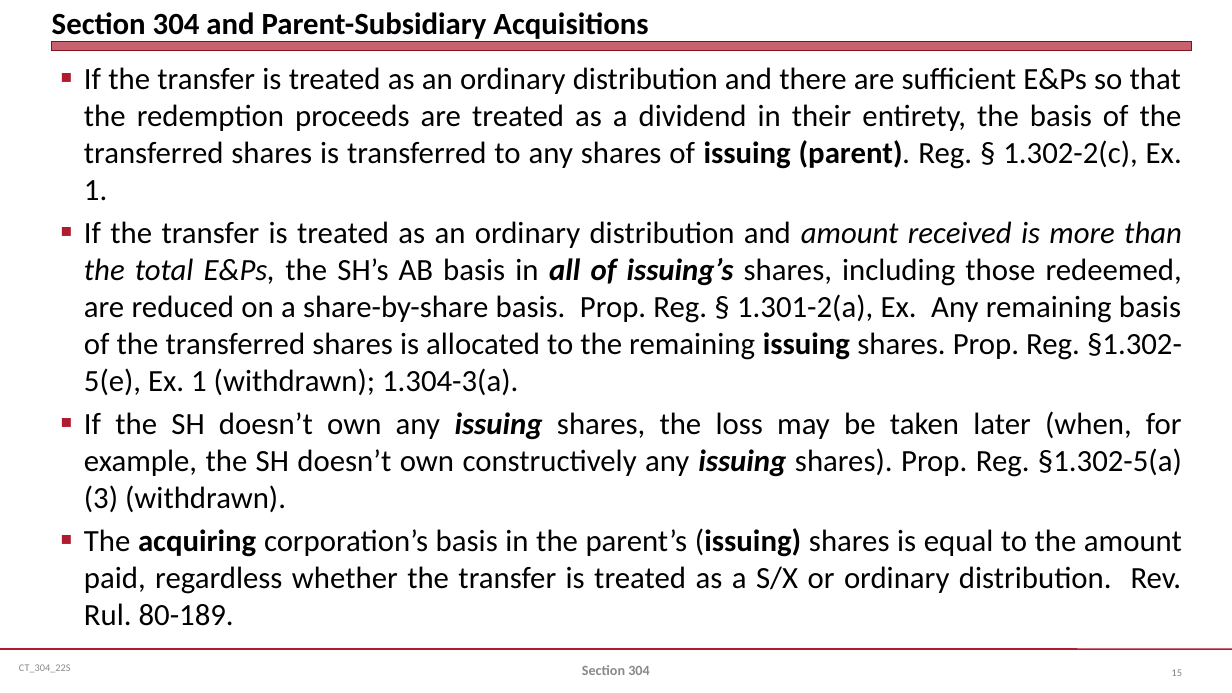
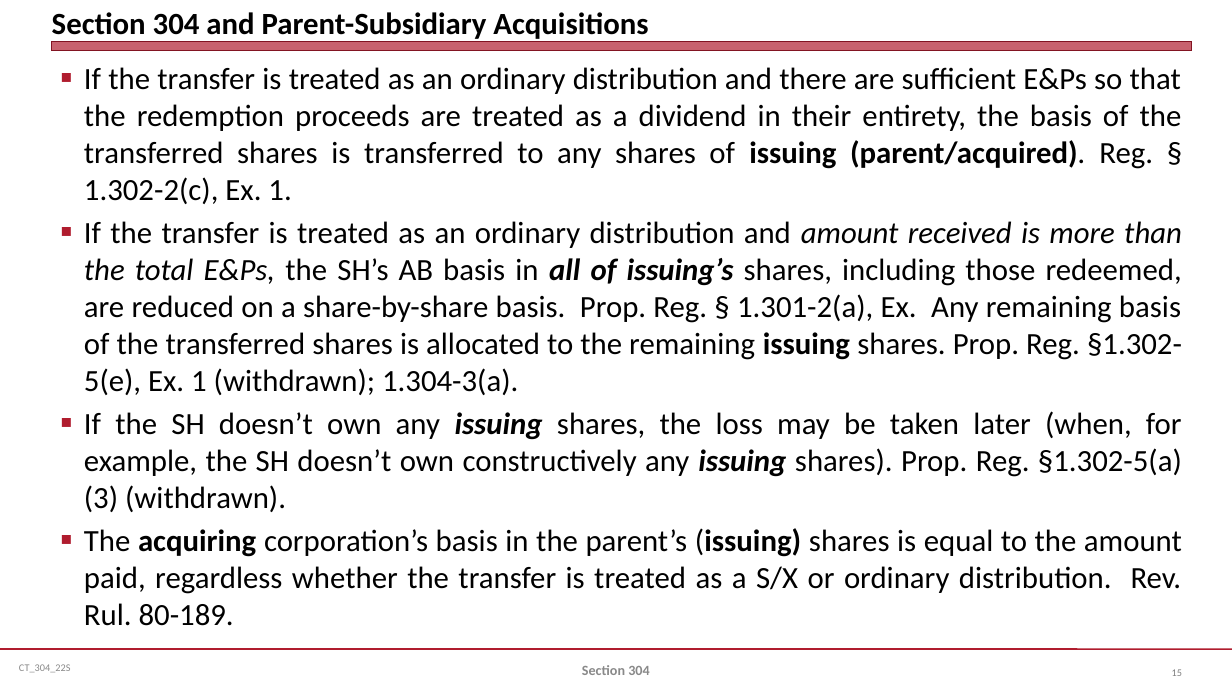
Before and after one commit to jmc877/Corporate-Tax, a slide deck: slide 15 of slides/CT_304_22S.pptx. Drawn at 1232x693 pixels with LibreOffice and Linux fonts; fonts in the diff are those of the drawing. Boxes give left, top, right and bottom in pixels: in the first picture for what was removed or moved away, otherwise in the second. Text is boxed around its words. In the diff, an @@ line names an element or a change of style, - is before the commit and + after.

```diff
--- a/slides/CT_304_22S.pptx
+++ b/slides/CT_304_22S.pptx
@@ text at <box>84,67,1182,204</box>: text changed @@
-  ■ If the transfer is treated as an ordinary distribution and there are sufficient E&Ps so that the redemption proceeds are treated as a dividend in their entirety, the basis of the transferred shares is transferred to any shares of issuing (parent). Reg. § 1.302-2(c), Ex. 1.
+  ■ If the transfer is treated as an ordinary distribution and there are sufficient E&Ps so that the redemption proceeds are treated as a dividend in their entirety, the basis of the transferred shares is transferred to any shares of issuing (parent/acquired). Reg. § 1.302-2(c), Ex. 1.
```
Also in this commit, not shown: 3 other slides changed.
